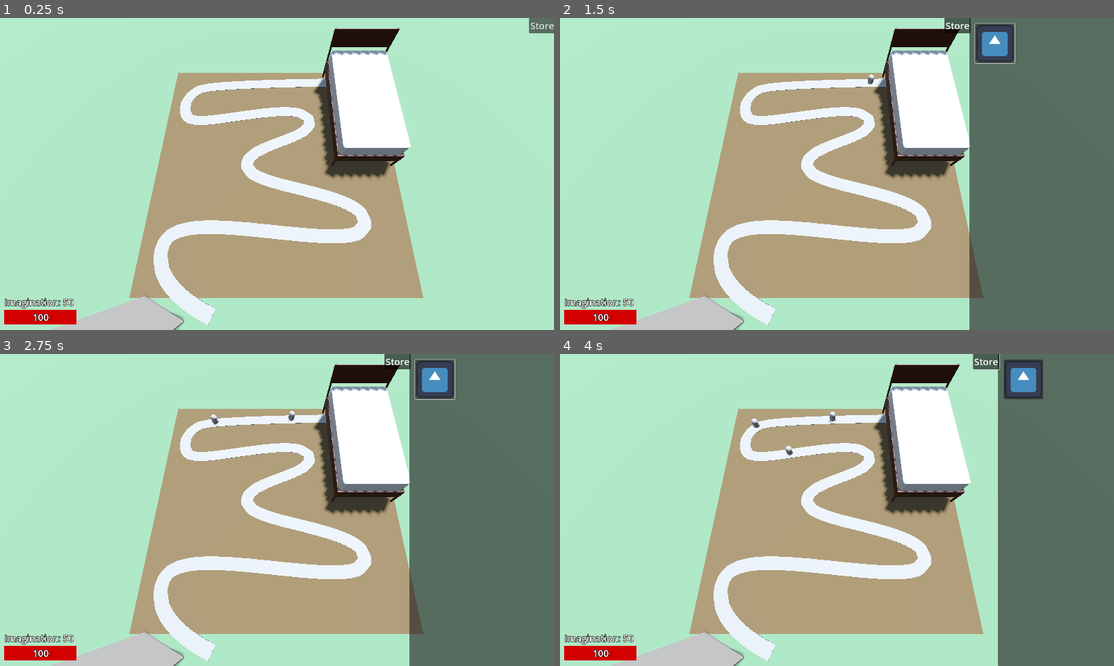
Above: before the commit, frames 1-4 (two rows, left to right).
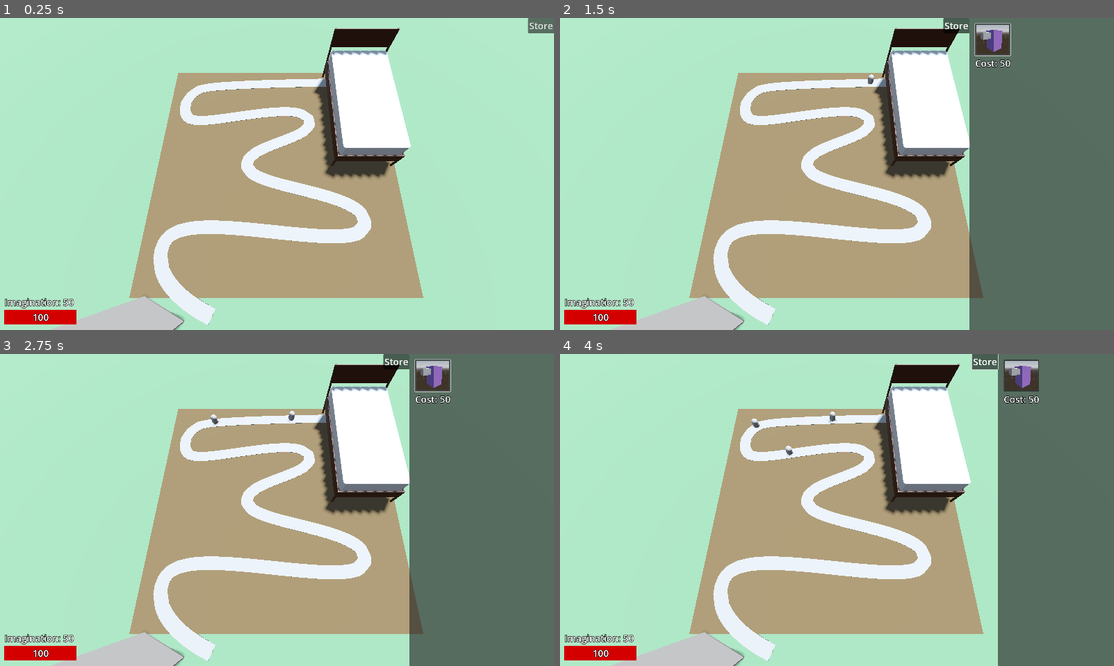
Above: after the commit, the same moments.

Repository: ellebell43/imagination-defense
Game: Godot game, scene res://levels/test-level.tscn
Two runs of this game, one before a commit and one after it. Both use one fixed random seed, a clock stepped at 60 frames per second and the inputs below. The engine's default icon, where the game draws it, is replaced by a stand-in: a white triangle on a blue panel in a dark square.
Inputs (mouse positions are in pixels of both pictures, inside the frame that each line leads up to):
- Up to frame 1 (0.25 s): no input
- Up to frame 2 (1.5 s): click "Store" at 0.5 s; click (992, 42) at 1.27 s
- Up to frame 3 (2.75 s): click (432, 375) at 2.02 s
- Up to frame 4 (4 s): click "Store" at 2.75 s; click "Store" at 3.5 s

The runs differ from the first frame. In frame 1, less than 0.1% of the frame differs, in the area x 95-100%, y 0-5%; in frame 2, 1.0%; in frame 3, 1.0%; in frame 4, 1.0%, in the area x 74-88%, y 0-16%.

Commit message:
tower prices
- TowerManager now holds tower price info
- tower purchase button shows cost and cost label turns red if there's not enough currency to purchase the tower
- Major refactor of TowerManager code for better efficiency and cleanliness

Diff:
--- a/level-components/gui/gui.gd
+++ b/level-components/gui/gui.gd
@@ -3,8 +3,7 @@
 
 @export var starting_currency := 250
 @export var max_health := 100
-
-@onready var tower_manager: TowerManager = get_tree().get_first_node_in_group("tower_manager")
+@export var tower_manager: TowerManager
 
 @onready var store_panel: Panel = $Store
 @onready var animation_player: AnimationPlayer = $AnimationPlayer
@@ -13,6 +12,11 @@
 @onready var currency_label: Label = %CurrencyLabel
 @onready var tower_buttons_grid: GridContainer = %TowerButtonsGrid
 @onready var tower_details_panel: VBoxContainer = %TowerDetailsPanel
+
+# cost labels
+@onready var test_tower_cost_label: Label = %TestTowerCostLabel
+
+var new_tower_type := TowerManager.TowerType.NULL # the TowerManager watches this variable to determine if a new tower should be made
 
 var currency := 500:
 	set(new_currency):
@@ -34,22 +38,36 @@
 	health = max_health
 	tower_buttons_grid.visible = true
 	tower_details_panel.visible = false
+	# set cost labels
+	test_tower_cost_label.text = "Cost: " + str(tower_manager.test_tower_cost)
+	test_tower_cost_label.set_meta("cost", tower_manager.test_tower_cost)
 
-# TODO: Create a scene per button that contains all variable for tower cost or smthn like that...
+func _process(_delta: float) -> void:
+	for item in get_tree().get_nodes_in_group("cost_labels"):
+		if item is Label:
+			var item_cost = item.get_meta("cost")
+			if item_cost is int and item_cost > currency:
+				item.label_settings.font_color = Color.RED
+			else:
+				item.label_settings.font_color = Color.WHITE
 
+# toggle store panel visibility
 func _on_store_button_toggled(toggled_on: bool) -> void:
 	if toggled_on:
 		animation_player.play("show_store")
 	else:
 		animation_player.play("hide_store")
 
-func _on_tower_test_button_down(source: BaseButton) -> void:
-	match source:
-		_:
-			if currency >= tower_manager.cost:
-				tower_manager.tower_type = source.get_meta("tower") # creates tower by setting tower_manager's tower_type
-				tower_details_panel.visible = true
+func _on_tower_purchase_button_up() -> void:
+	new_tower_type = TowerManager.TowerType.NULL
+	#tower_details_panel.visible = false
 
-func _on_tower_test_button_up() -> void:
-	tower_manager.tower_type = tower_manager.TowerType.NULL # this sets the new tower out of preview and makes it no longer follow the mouse
-	tower_details_panel.visible = false
+func _on_tower_purchase_button_down(tower_id: int) -> void:
+	new_tower_type = tower_id as TowerManager.TowerType
+	#tower_details_panel.visible = true
+
+func _on_button_hover() -> void:
+	pass
+
+func _on_stop_button_hover() -> void:
+	pass
--- a/level-components/gui/gui.tscn
+++ b/level-components/gui/gui.tscn
@@ -4,8 +4,12 @@
 [ext_resource type="Texture2D" uid="uid://c0wttyywu1kur" path="res://assets/gui/health-bar-bg.svg" id="2_3msr8"]
 [ext_resource type="LabelSettings" uid="uid://vgca4280kr0i" path="res://level-components/gui/gui-label.tres" id="2_jcy1l"]
 [ext_resource type="Texture2D" uid="uid://c21376cgvu2yt" path="res://assets/gui/health-bar.svg" id="2_tsf1m"]
-[ext_resource type="Texture2D" uid="uid://cgjl66intpwby" path="res://assets/icon.svg" id="5_tn7tp"]
 [ext_resource type="Texture2D" uid="uid://n6xuyujgbwmy" path="res://assets/gui/tower-images/headshot-test-tower.png" id="6_lp0mj"]
+
+[sub_resource type="LabelSettings" id="LabelSettings_cdt2i"]
+font_size = 32
+outline_size = 6
+outline_color = Color(0, 0, 0, 1)
 
 [sub_resource type="Animation" id="Animation_dd61s"]
 length = 0.001
@@ -130,14 +134,14 @@
 
 [node name="StoreButton" type="Button" parent="Store"]
 layout_mode = 0
-offset_left = -86.0
-offset_right = 4.0
+offset_left = -90.0
 offset_bottom = 53.0
 theme_override_font_sizes/font_size = 32
 toggle_mode = true
 text = "Store"
 
 [node name="MarginContainer" type="MarginContainer" parent="Store"]
+clip_contents = true
 layout_mode = 1
 anchors_preset = 15
 anchor_right = 1.0
@@ -152,11 +156,29 @@
 [node name="TowerButtonsGrid" type="GridContainer" parent="Store/MarginContainer"]
 unique_name_in_owner = true
 layout_mode = 2
-
-[node name="TowerTest" type="Button" parent="Store/MarginContainer/TowerButtonsGrid"]
-layout_mode = 2
-icon = ExtResource("5_tn7tp")
+columns = 3
+
+[node name="TestTower" type="VBoxContainer" parent="Store/MarginContainer/TowerButtonsGrid"]
+layout_mode = 2
+
+[node name="PurchaseTestTower" type="Button" parent="Store/MarginContainer/TowerButtonsGrid/TestTower"]
+custom_minimum_size = Vector2(110, 110)
+layout_mode = 2
+icon = ExtResource("6_lp0mj")
+icon_alignment = 1
+expand_icon = true
 metadata/tower = -1
+
+[node name="TestTowerCostLabel" type="Label" parent="Store/MarginContainer/TowerButtonsGrid/TestTower" groups=["cost_labels"]]
+unique_name_in_owner = true
+layout_mode = 2
+theme_override_colors/font_color = Color(1, 1, 1, 1)
+text = "Cost: 50"
+label_settings = SubResource("LabelSettings_cdt2i")
+horizontal_alignment = 1
+vertical_alignment = 1
+metadata/cost = 0
+metadata/tower_type = -1
 
 [node name="TowerDetailsPanel" type="VBoxContainer" parent="Store/MarginContainer"]
 unique_name_in_owner = true
@@ -180,4 +202,5 @@
 }
 
 [connection signal="toggled" from="Store/StoreButton" to="." method="_on_store_button_toggled"]
-[connection signal="button_up" from="Store/MarginContainer/TowerButtonsGrid/TowerTest" to="." method="_on_tower_test_button_up"]
+[connection signal="button_down" from="Store/MarginContainer/TowerButtonsGrid/TestTower/PurchaseTestTower" to="." method="_on_tower_purchase_button_down" binds= [-1]]
+[connection signal="button_up" from="Store/MarginContainer/TowerButtonsGrid/TestTower/PurchaseTestTower" to="." method="_on_tower_purchase_button_up"]
--- a/level-components/tower-manager/tower-manager.gd
+++ b/level-components/tower-manager/tower-manager.gd
@@ -1,45 +1,50 @@
 class_name TowerManager
 extends Node3D
-
-@export var primary_camera: PrimaryCamera
-@export var text_tower := true
-
-@onready var base_tower_scene = preload("res://towers/base-tower/base-tower.tscn")
-
-var cost = 50
 
 enum TowerType {
 	TEST = -1,
 	NULL = 0
 }
 
-var tower_type: TowerType # is set from gui
-var tower_instantiated := false # tracks if the tower has been created yet
+@export var primary_camera: PrimaryCamera
+@export var gui: GUI
+@export var test_tower_cost: int = 50
+
+# tower scenes
+@onready var base_tower_scene = preload("res://towers/base-tower/base-tower.tscn")
+
 var new_tower: Tower # ref to new tower
+var new_tower_type := TowerType.NULL:
+	set(type):
+		new_tower_type = type
+		if not type == TowerType.NULL and not new_tower:
+			create_tower(type)
+		if type == TowerType.NULL and new_tower: # drop tower out of preview and clear new_tower ref
+			new_tower.preview = false
+			new_tower = null
 
 func _process(_delta: float) -> void:
-	# create a tower if the type has been set (gui button pressed) and the tower hasn't already been created
-	if not tower_type == TowerType.NULL and not tower_instantiated:
-		create_tower()
+	self.new_tower_type = gui.new_tower_type # sync TowerManager and GUI new_tower_type
 
-	# If the tower type is set and the tower is create, move the tower with the mouse
-	if not tower_type == TowerType.NULL and tower_instantiated:
+	# If the there's a new tower and it's in preview, move it with the mouse
+	if new_tower and new_tower.preview:
 		new_tower.position = primary_camera.mouse_ray.get_collision_point()
 		new_tower.position.y = -.25 # not sure why the towers hover .2m off the ground, but this fixes it
 
-	# If tower type is null (released gui button), drop tower out of preview mode and clear tower creation status
-	if tower_instantiated and tower_type == TowerType.NULL:
-		new_tower.preview = false
-		tower_instantiated = false
-
-func create_tower() -> void:
+func create_tower(tower_type: TowerType) -> void:
+	# determine what type of tower needs instantiating
 	match tower_type:
-		TowerType.TEST:
-			new_tower = base_tower_scene.instantiate()
+		TowerType.NULL:
+			return
 		_:
 			new_tower = base_tower_scene.instantiate()
+			new_tower.cost = test_tower_cost
 
-	add_child(new_tower)
-	new_tower.position = primary_camera.mouse_ray.get_collision_point()
-	new_tower.preview = true
-	tower_instantiated = true
+	# create tower if player has enough currency, else remove tower instance
+	if gui.currency >= new_tower.cost:
+		add_child(new_tower)
+		new_tower.position = primary_camera.mouse_ray.get_collision_point()
+		new_tower.preview = true
+	else:
+		new_tower.free()
+		new_tower = null
--- a/levels/test-level.tscn
+++ b/levels/test-level.tscn
@@ -71,8 +71,14 @@
 [node name="bed" parent="PlayArea" instance=ExtResource("1_1atlx")]
 transform = Transform3D(1, 0, 0, 0, 1, 0, 0, 0, 1, 1.437716, -0.09947514, -0.92788565)
 
-[node name="GUI" parent="." instance=ExtResource("1_l60ws")]
+[node name="GUI" parent="." node_paths=PackedStringArray("tower_manager") instance=ExtResource("1_l60ws")]
 starting_currency = 50
+tower_manager = NodePath("../TowerManager")
+
+[node name="TowerManager" parent="." node_paths=PackedStringArray("primary_camera", "gui") instance=ExtResource("5_bk5ri")]
+transform = Transform3D(1, 0, 0, 0, 1, 0, 0, 0, 1, 0, 0.3543538, 0)
+primary_camera = NodePath("../PrimaryCamera")
+gui = NodePath("../GUI")
 
 [node name="PrimaryCamera" parent="." instance=ExtResource("1_uwesj")]
 transform = Transform3D(1, 0, 0, 0, 0.34551123, 0.93841463, 0, -0.93841463, 0.34551123, -5.722046e-06, 3.18861, 1.3689032)
@@ -80,7 +86,3 @@
 [node name="EnemyPath" parent="." instance=ExtResource("2_ns7l7")]
 transform = Transform3D(1, 0, 0, 0, 1, 0, 0, 0, 1, 0, 0.0018037856, 0)
 enemy = ExtResource("3_wo0s5")
-
-[node name="TowerManager" parent="." node_paths=PackedStringArray("primary_camera") instance=ExtResource("5_bk5ri")]
-transform = Transform3D(1, 0, 0, 0, 1, 0, 0, 0, 1, 0, 0.3543538, 0)
-primary_camera = NodePath("../PrimaryCamera")
--- a/project.godot
+++ b/project.godot
@@ -25,6 +25,7 @@
 
 gui=""
 tower_manager=""
+cost_labels=""
 
 [layer_names]
 
--- a/towers/base-tower/base-tower.tscn
+++ b/towers/base-tower/base-tower.tscn
@@ -1,10 +1,9 @@
-[gd_scene load_steps=11 format=3 uid="uid://c5i54bmleh7eg"]
+[gd_scene load_steps=10 format=3 uid="uid://c5i54bmleh7eg"]
 
 [ext_resource type="Material" uid="uid://dynrbqeyjgs6y" path="res://assets/textures/test-tower-purple.tres" id="1_4es7r"]
 [ext_resource type="Script" uid="uid://d2ro8ynukod2x" path="res://towers/base-tower/base_tower.gd" id="1_onjin"]
 [ext_resource type="PackedScene" uid="uid://crgq5ps678md6" path="res://projectiles/base-projectile/base-projectile.tscn" id="3_gv64v"]
 [ext_resource type="Material" uid="uid://bcmpwumyo7hin" path="res://assets/textures/tower_range_blue.tres" id="4_ktkvw"]
-[ext_resource type="Texture2D" uid="uid://n6xuyujgbwmy" path="res://assets/gui/tower-images/headshot-test-tower.png" id="4_mr0c3"]
 
 [sub_resource type="BoxMesh" id="BoxMesh_4es7r"]
 material = ExtResource("1_4es7r")
@@ -25,7 +24,6 @@
 mesh = SubResource("BoxMesh_4es7r")
 script = ExtResource("1_onjin")
 projectile = ExtResource("3_gv64v")
-head_shot = ExtResource("4_mr0c3")
 
 [node name="TowerCollision" type="Area3D" parent="."]
 collision_layer = 4
--- a/towers/base-tower/base_tower.gd
+++ b/towers/base-tower/base_tower.gd
@@ -4,14 +4,13 @@
 enum TargetMethod {FURTHEST, CLOSEST, STRONGEST, LAST}
 
 # exported variables
-@export var cost := 50
+var cost := 50
 @export var target_method := TargetMethod.FURTHEST
 @export var shoot_speed := 0.5
 @export var projectile_speed := 8.0
 @export var projectile: PackedScene
 @export var tower_range := 0.6
 @export var damage := 1
-@export var head_shot: CompressedTexture2D
 
 # nodes from the scene tree
 @onready var gui: GUI = get_tree().get_first_node_in_group("gui")
@@ -39,11 +38,11 @@
 				gui.currency -= cost
 				range_mesh.visible = false
 				shoot = true
-var tower_material: Material # set during _ready()
+
+var tower_material := material_override
 var shoot := false
 
 func _ready() -> void:
-	tower_material = material_override
 	var tower_range_shape: CollisionShape3D = range_area.get_child(0)
 	tower_range_shape.shape.radius = tower_range
 	range_mesh.mesh.radius = tower_range
Not shown, added: assets/gui/.DS_Store
